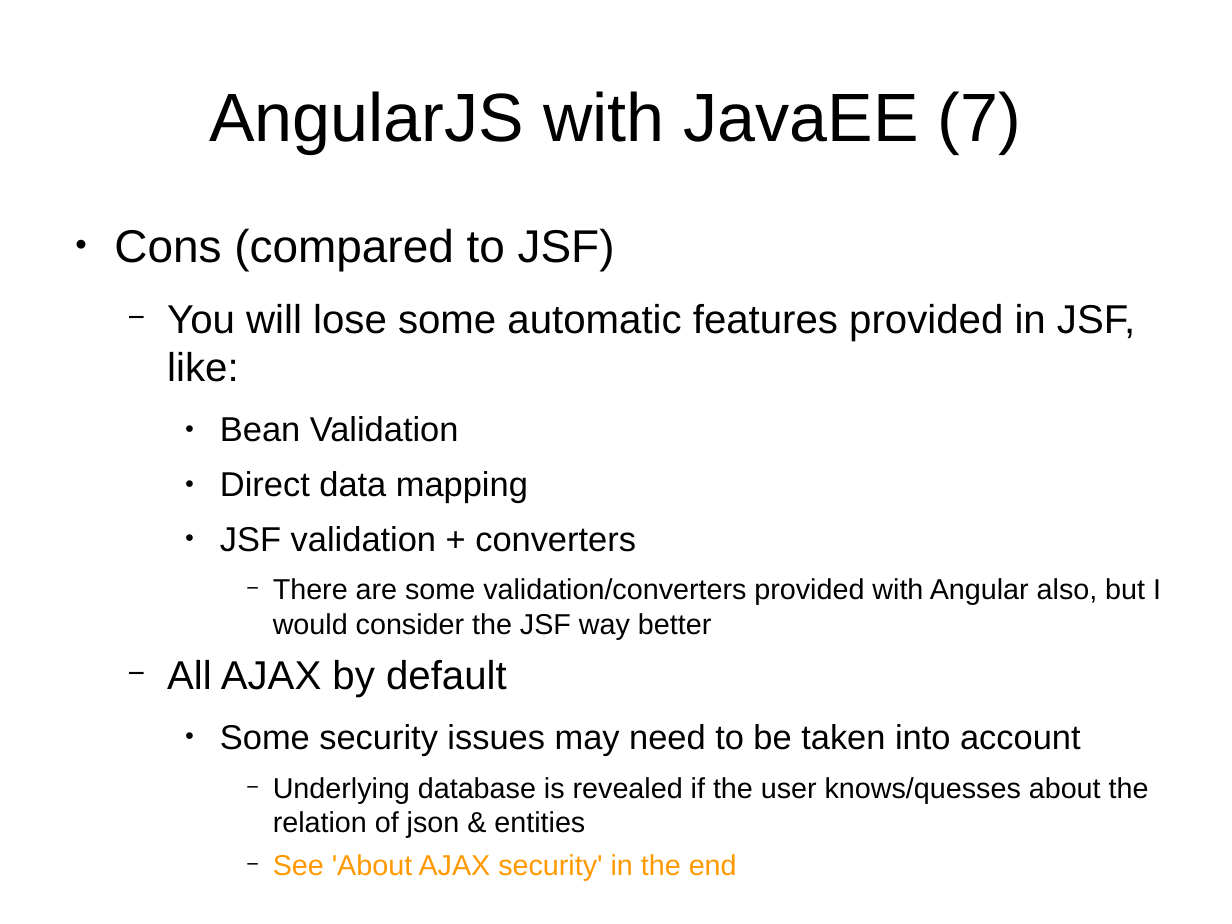
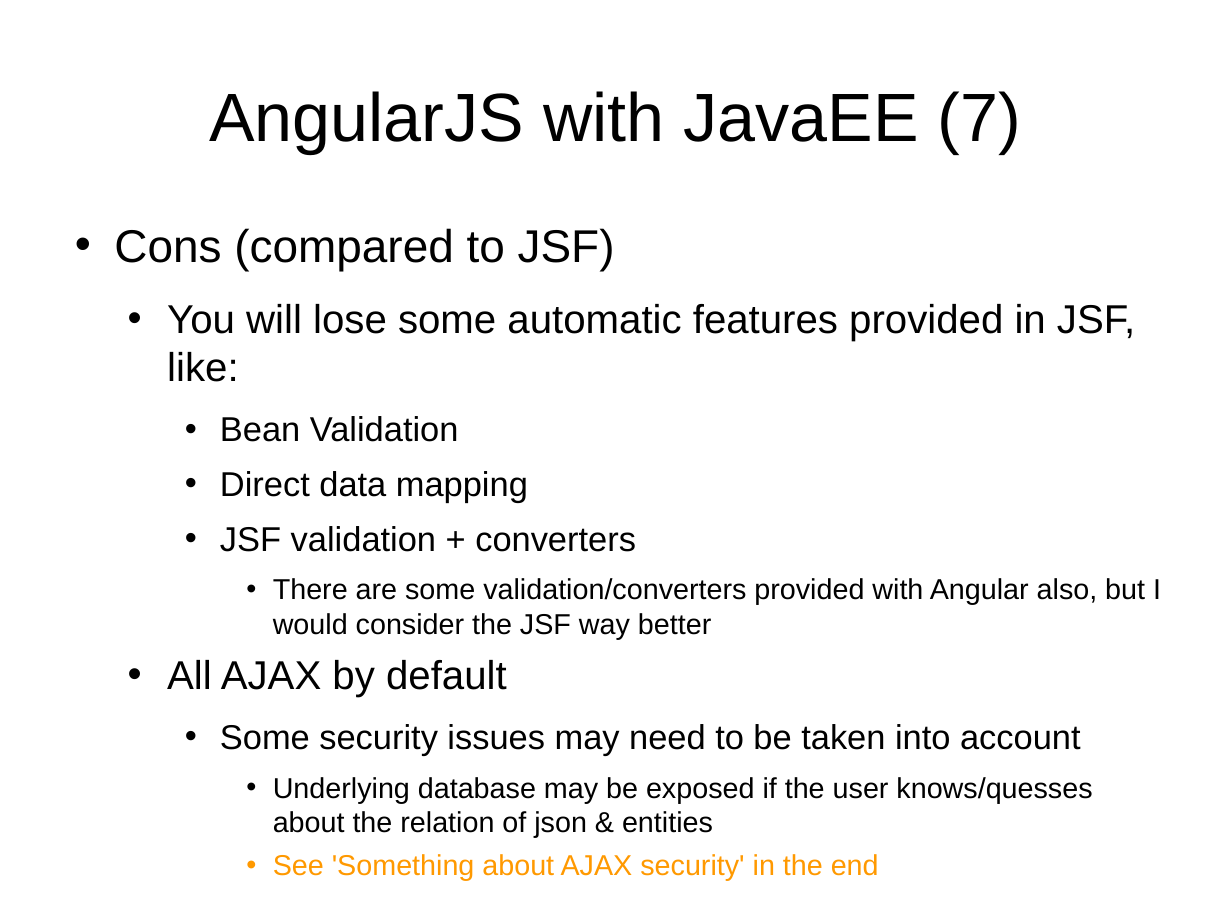
Before and after one commit to vmyrsky/ajeer, a slide deck: slide 6 of JavaEERest/doc/presentation.odp. Drawn at 1232x924 pixels with LibreOffice and Linux fonts; fonts in the diff are those of the drawing. Boxes give left, top, right and bottom in pixels: in the first picture for what was removed or moved away, otherwise in the second. Text is boxed around its words. In the diff, an @@ line names an element or a change of style, - is before the commit and + after.

```diff
--- a/JavaEERest/doc/presentation.odp
+++ b/JavaEERest/doc/presentation.odp
@@ text at (x1=114, y1=228, x2=1161, y2=755): bullet ● to •; bullet − to • @@
@@ text at (x1=273, y1=777, x2=1092, y2=881): text changed @@
-      − Underlying database is revealed if the user knows/quesses about the relation of json & entities
-      − See 'About AJAX security' in the end
+      • Underlying database may be exposed if the user knows/quesses about the relation of json & entities
+      • See 'Something about AJAX security' in the end
```
Also in this commit, not shown: 34 other slides changed, 8 slides added.
